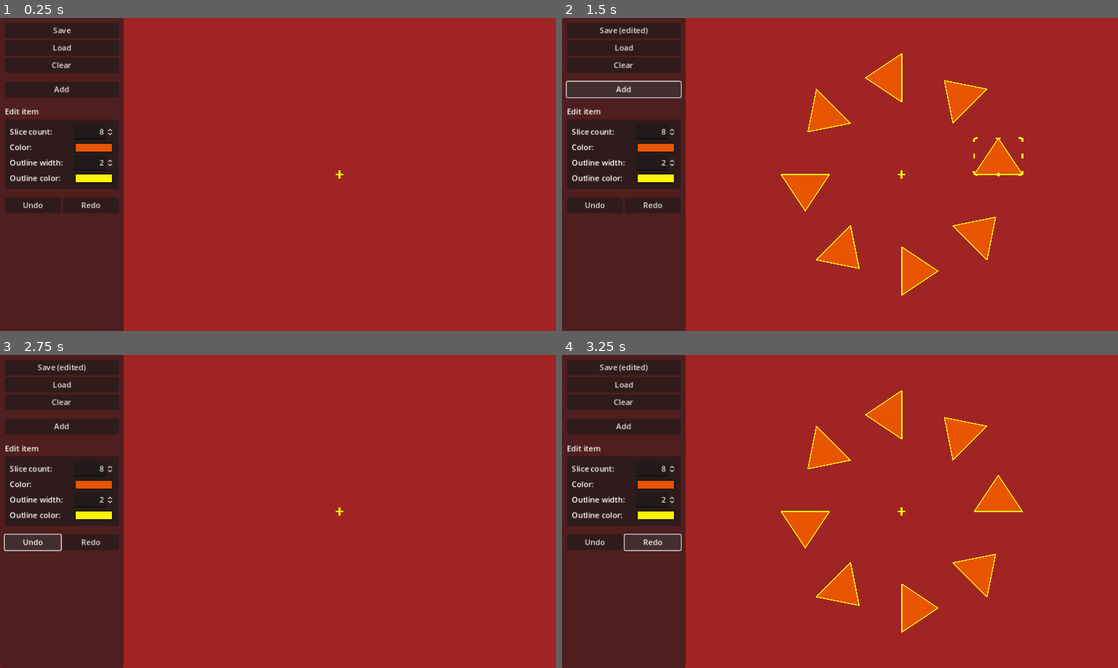
Above: before the commit, frames 1-4 (two rows, left to right).
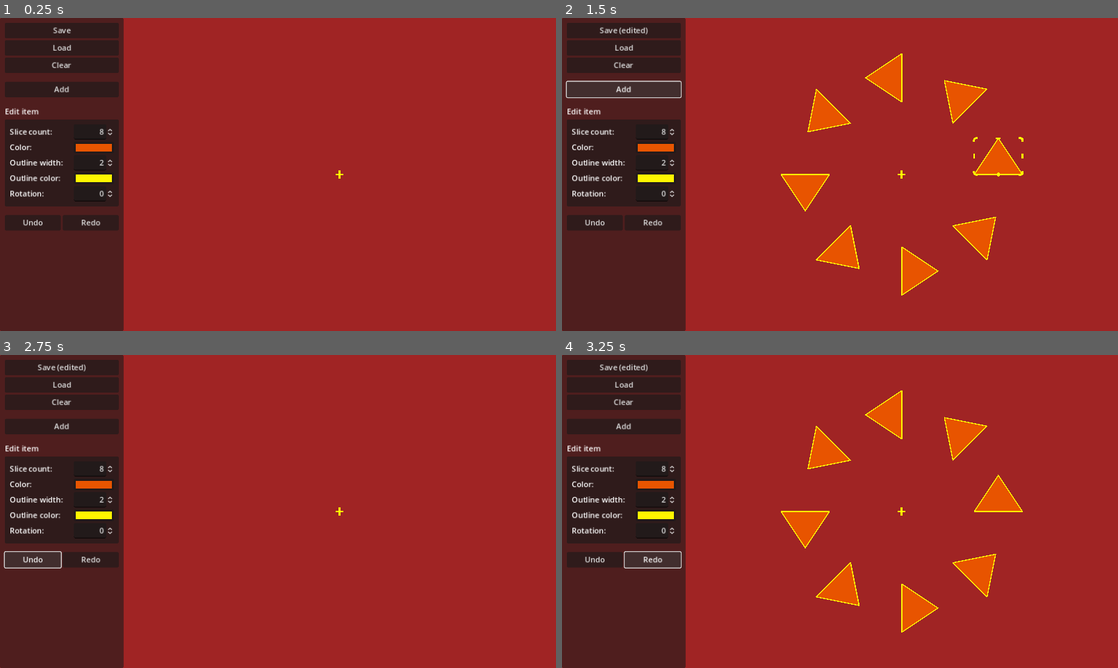
Above: after the commit, the same moments.

Repository: zoeesilcock/symmetar
Game: Godot game, scene res://Main.tscn
The game is run twice, just before and just after one commit, with the same random seed, the same clock (stepped at 60 frames per second) and the same inputs.
Inputs:
- Up to frame 1 (0.25 s): no input
- Up to frame 2 (1.5 s): click "Clear" at 0.5 s; click "Add" at 1.25 s
- Up to frame 3 (2.75 s): click "Undo" at 2 s
- Up to frame 4 (3.25 s): click "Redo" at 2.75 s

The runs differ from the first frame. In frame 1, 1.9% of the frame differs, in the area x 0-22%, y 54-68%; in frame 2, 1.9%; in frame 3, 1.6%; in frame 4, 1.6%.

Commit message:
Add an input field for setting the exact rotation of a slice

Diff:
--- a/Document/Document.gd
+++ b/Document/Document.gd
@@ -38,6 +38,9 @@
 
 func get_element_state(index : int) -> ElementState:
 	return state.elements[index]
+
+func get_slice(element_index : int, slice_index : int) -> Slice:
+	return elements[element_index].get_slice(slice_index)
 
 func add_new_element(element_state : ElementState) -> void:
 	var new_element : Node = element_scene.instantiate()
--- a/Element/Element.gd
+++ b/Element/Element.gd
@@ -33,6 +33,9 @@
 	_instantiate_slices()
 	_update_slice_positions()
 	_update_slice_rotations()
+
+func get_slice(index : int) -> Slice:
+	return slices[index]
 
 func _on_slice_count_state_changed() -> void:
 	var current_length : int = len(slices)
--- a/Slice/Slice.gd
+++ b/Slice/Slice.gd
@@ -140,6 +140,11 @@
 func update_outline_scale() -> void:
 	outline.update_scale()
 
+func set_slice_rotation(value : float) -> void:
+	rotation = value
+	rotation_changed.emit(slice_index)
+	rotating_ended.emit(slice_index)
+
 func _unhandled_input(event : InputEvent) -> void:
 	if event is InputEventMouse:
 		_handle_mouse_input(event)
--- a/UI/UI.gd
+++ b/UI/UI.gd
@@ -10,9 +10,12 @@
 @export var slice_color_input : ColorPickerButton
 @export var slice_outline_width_input : SpinBox
 @export var slice_outline_color_input : ColorPickerButton
+@export var slice_rotation_input : SpinBox
 
 var slice_color_picker_popup : PopupPanel
 var outline_color_picker_popup : PopupPanel
+var current_element_state : ElementState
+var current_element_index : int
 
 func _ready() -> void:
 	ui_state.init()
@@ -104,11 +107,28 @@
 
 func _on_selection_changed() -> void:
 	if ui_state.selected_element_index >= 0:
-		var element_state : ElementState = world.document.get_element_state(ui_state.selected_element_index)
-		slice_count_input.value = element_state.slice_count
-		slice_color_input.color = element_state.slice_color
-		slice_outline_width_input.value = element_state.slice_outline_width
-		slice_outline_color_input.color = element_state.slice_outline_color
+		if current_element_state == null or current_element_index != ui_state.selected_element_index:
+			current_element_state = world.document.get_element_state(ui_state.selected_element_index)
+			current_element_index = ui_state.selected_element_index
+
+			if !current_element_state.slice_rotation_changed.is_connected(_on_slice_rotation_state_changed):
+				current_element_state.slice_rotation_changed.connect(_on_slice_rotation_state_changed)
+
+		slice_count_input.value = current_element_state.slice_count
+		slice_color_input.color = current_element_state.slice_color
+		slice_outline_width_input.value = current_element_state.slice_outline_width
+		slice_outline_color_input.color = current_element_state.slice_outline_color
+
+		var slice : Slice = world.document.get_slice(ui_state.selected_element_index, ui_state.selected_slice_index)
+		slice_rotation_input.value = rad_to_deg(slice.rotation)
+	elif current_element_state != null:
+		current_element_state.slice_rotation_changed.disconnect(_on_slice_rotation_state_changed)
+		current_element_state = null
+
+func _on_slice_rotation_state_changed() -> void:
+	if ui_state.selected_element_index >= 0:
+		var slice : Slice = world.document.get_slice(ui_state.selected_element_index, ui_state.selected_slice_index)
+		slice_rotation_input.set_value_no_signal(rad_to_deg(slice.rotation))
 
 func _on_document_is_dirty_changed() -> void:
 	_update_save_button_text()
@@ -160,6 +180,11 @@
 	if ui_state.selected_element_index >= 0:
 		world.undo_manager.register_diff()
 
+func _on_slice_rotation_changed(value : float) -> void:
+	if ui_state.selected_element_index >= 0:
+		var slice : Slice = world.document.get_slice(ui_state.selected_element_index, ui_state.selected_slice_index)
+		slice.set_slice_rotation(deg_to_rad(value))
+
 func _on_undo_button_pressed() -> void:
 	world.undo_manager.undo()
 
--- a/UI/UI.tscn
+++ b/UI/UI.tscn
@@ -6,7 +6,7 @@
 
 [sub_resource type="Theme" id="Theme_uuqi3"]
 
-[node name="UI" type="CanvasLayer" node_paths=PackedStringArray("save_button", "file_dialog", "slice_count_input", "slice_color_input", "slice_outline_width_input", "slice_outline_color_input")]
+[node name="UI" type="CanvasLayer" node_paths=PackedStringArray("save_button", "file_dialog", "slice_count_input", "slice_color_input", "slice_outline_width_input", "slice_outline_color_input", "slice_rotation_input")]
 script = ExtResource("1_nhcn2")
 ui_state = ExtResource("2_ot8s7")
 save_button = NodePath("Root/Panel/MarginContainer/VBoxContainer/SaveButton")
@@ -15,6 +15,7 @@
 slice_color_input = NodePath("Root/Panel/MarginContainer/VBoxContainer/EditContainer/MarginContainer/GridContainer/ColorPickerButton")
 slice_outline_width_input = NodePath("Root/Panel/MarginContainer/VBoxContainer/EditContainer/MarginContainer/GridContainer/OutlineWidthInput")
 slice_outline_color_input = NodePath("Root/Panel/MarginContainer/VBoxContainer/EditContainer/MarginContainer/GridContainer/OutlineColorPickerButton")
+slice_rotation_input = NodePath("Root/Panel/MarginContainer/VBoxContainer/EditContainer/MarginContainer/GridContainer/RotationInput")
 
 [node name="Root" type="Control" parent="."]
 layout_mode = 3
@@ -102,6 +103,7 @@
 
 [node name="ColorPickerButton" type="ColorPickerButton" parent="Root/Panel/MarginContainer/VBoxContainer/EditContainer/MarginContainer/GridContainer"]
 layout_mode = 2
+focus_mode = 0
 color = Color(0.909804, 0.333333, 0, 1)
 
 [node name="OutlineWidthLabel" type="Label" parent="Root/Panel/MarginContainer/VBoxContainer/EditContainer/MarginContainer/GridContainer"]
@@ -122,7 +124,21 @@
 
 [node name="OutlineColorPickerButton" type="ColorPickerButton" parent="Root/Panel/MarginContainer/VBoxContainer/EditContainer/MarginContainer/GridContainer"]
 layout_mode = 2
+focus_mode = 0
 color = Color(1, 0.960784, 0, 1)
+
+[node name="RotationLabel" type="Label" parent="Root/Panel/MarginContainer/VBoxContainer/EditContainer/MarginContainer/GridContainer"]
+layout_mode = 2
+size_flags_horizontal = 3
+text = "Rotation:"
+
+[node name="RotationInput" type="SpinBox" parent="Root/Panel/MarginContainer/VBoxContainer/EditContainer/MarginContainer/GridContainer"]
+layout_mode = 2
+min_value = -360.0
+max_value = 360.0
+alignment = 2
+update_on_text_changed = true
+select_all_on_focus = true
 
 [node name="Space3" type="Control" parent="Root/Panel/MarginContainer/VBoxContainer"]
 custom_minimum_size = Vector2(0, 10)
@@ -153,6 +169,7 @@
 [connection signal="pressed" from="Root/Panel/MarginContainer/VBoxContainer/AddButton" to="." method="_on_add_button_pressed"]
 [connection signal="value_changed" from="Root/Panel/MarginContainer/VBoxContainer/EditContainer/MarginContainer/GridContainer/CountInput" to="." method="_on_slice_count_changed"]
 [connection signal="value_changed" from="Root/Panel/MarginContainer/VBoxContainer/EditContainer/MarginContainer/GridContainer/OutlineWidthInput" to="." method="_on_slice_outline_width_changed"]
+[connection signal="value_changed" from="Root/Panel/MarginContainer/VBoxContainer/EditContainer/MarginContainer/GridContainer/RotationInput" to="." method="_on_slice_rotation_changed"]
 [connection signal="pressed" from="Root/Panel/MarginContainer/VBoxContainer/UndoContainer/UndoButton" to="." method="_on_undo_button_pressed"]
 [connection signal="pressed" from="Root/Panel/MarginContainer/VBoxContainer/UndoContainer/RedoButton" to="." method="_on_redo_button_pressed"]
 [connection signal="file_selected" from="Root/FileDialog" to="." method="_on_file_selected"]
